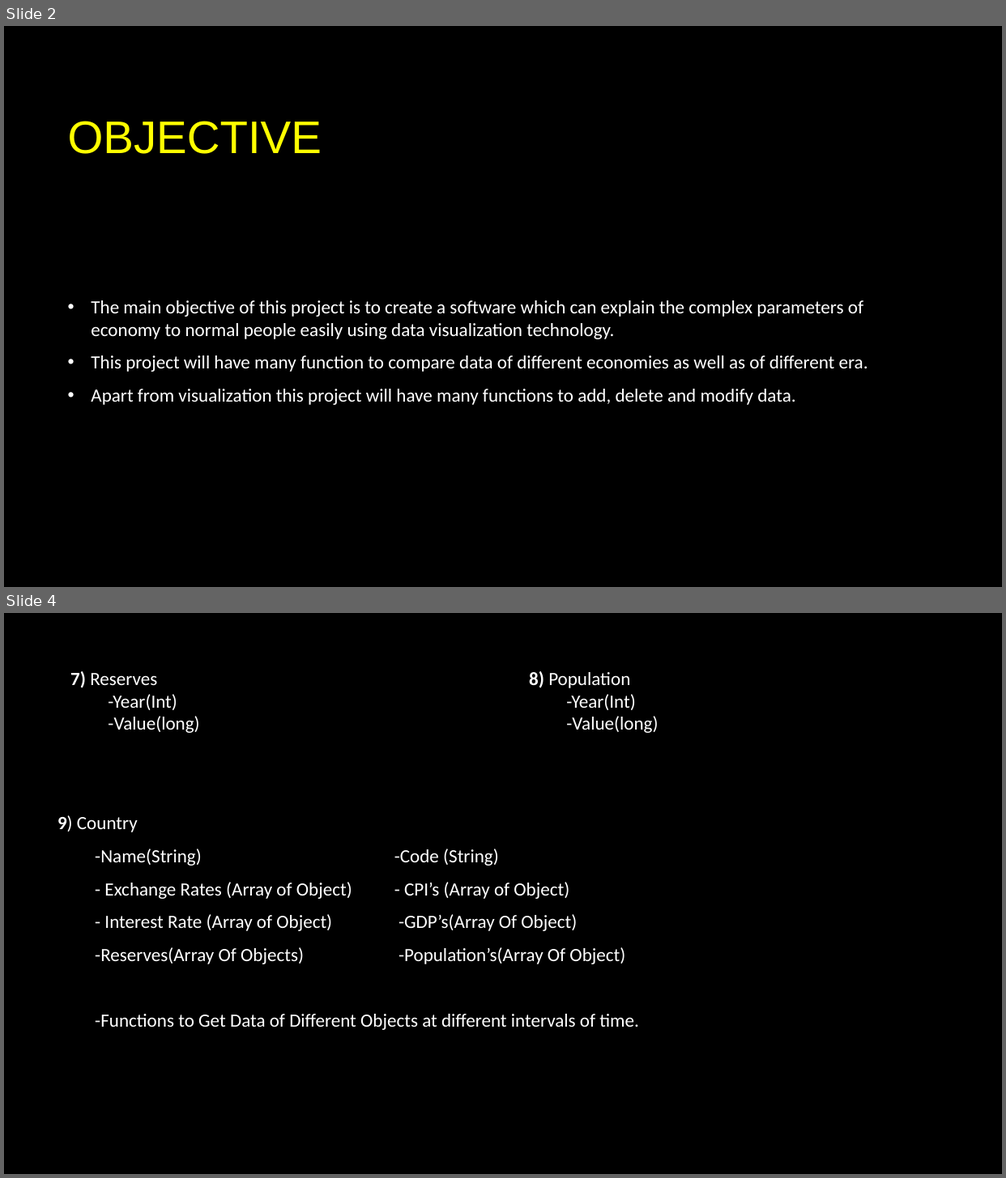
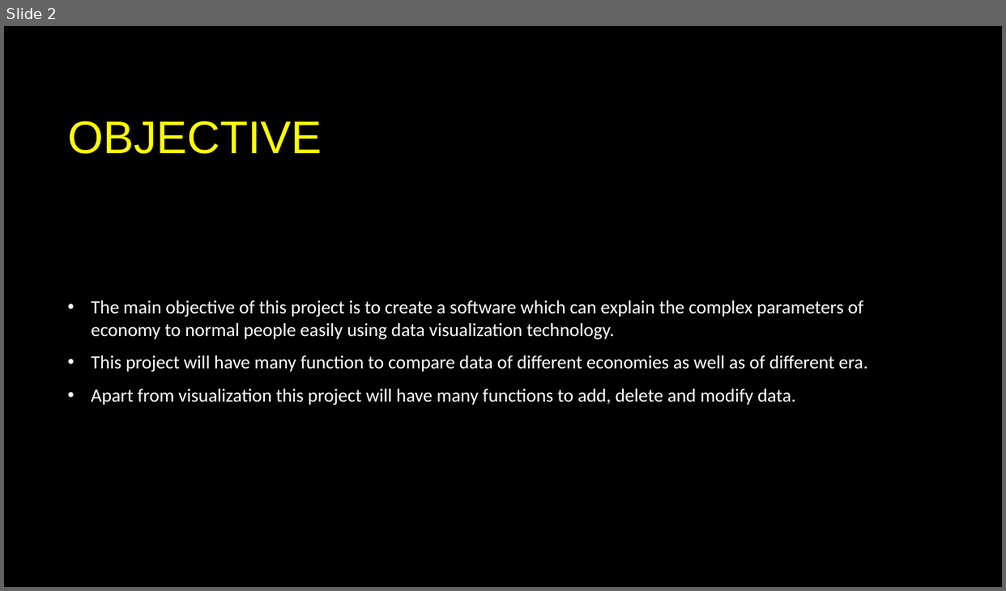
Before and after one commit to AvatarAarav/Economy_Data_Visualization, a slide deck: Presentation/Economy_Data_Visualizaton_Presentation.pptx. Shown one above the other, each under a label of ours: slides 2 and 4 before the commit, slide 2 after it; the slides between them are not shown. The pictures are 1006x1178 and 1006x591 pixels, drawn with LibreOffice and Linux fonts; fonts in the diff are those of the drawing; background and template pictures are left out. Boxes give left, top, right and bottom in pixels: in the first picture for what was removed or moved away, otherwise in the second. Text is boxed around its words. In the diff, an @@ line names an element or a change of style, - is before the commit and + after.

```diff
--- a/Presentation/Economy_Data_Visualizaton_Presentation.pptx
+++ b/Presentation/Economy_Data_Visualizaton_Presentation.pptx
@@ slide 4 removed at (x1=4, y1=613, x2=1002, y2=1174), background picture (left out) @@
@@ text removed at (x1=70, y1=671, x2=199, y2=733) @@
-7) Reserves
--Year(Int)
--Value(long)
@@ text removed at (x1=529, y1=671, x2=658, y2=733) @@
-8) Population
--Year(Int)
--Value(long)
@@ text removed at (x1=95, y1=849, x2=639, y2=1030) @@
-9) Country
--Name(String) -Code (String)
-- Exchange Rates (Array of Object) - CPI’s (Array of Object)
-- Interest Rate (Array of Object) -GDP’s(Array Of Object)
--Reserves(Array Of Objects) -Population’s(Array Of Object)
--Functions to Get Data of Different Objects at different intervals of time.
```
Also in this commit, not shown: 1 slide changed, 6 slides added, 4 other slides removed, 5 other files.
